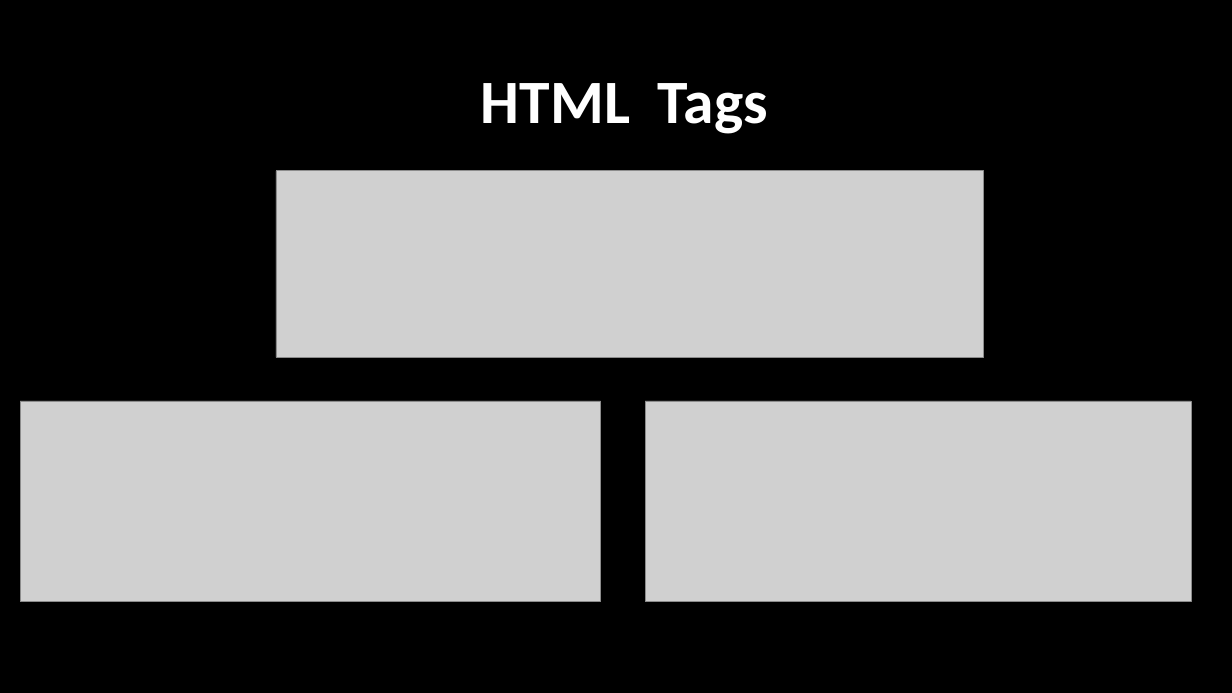
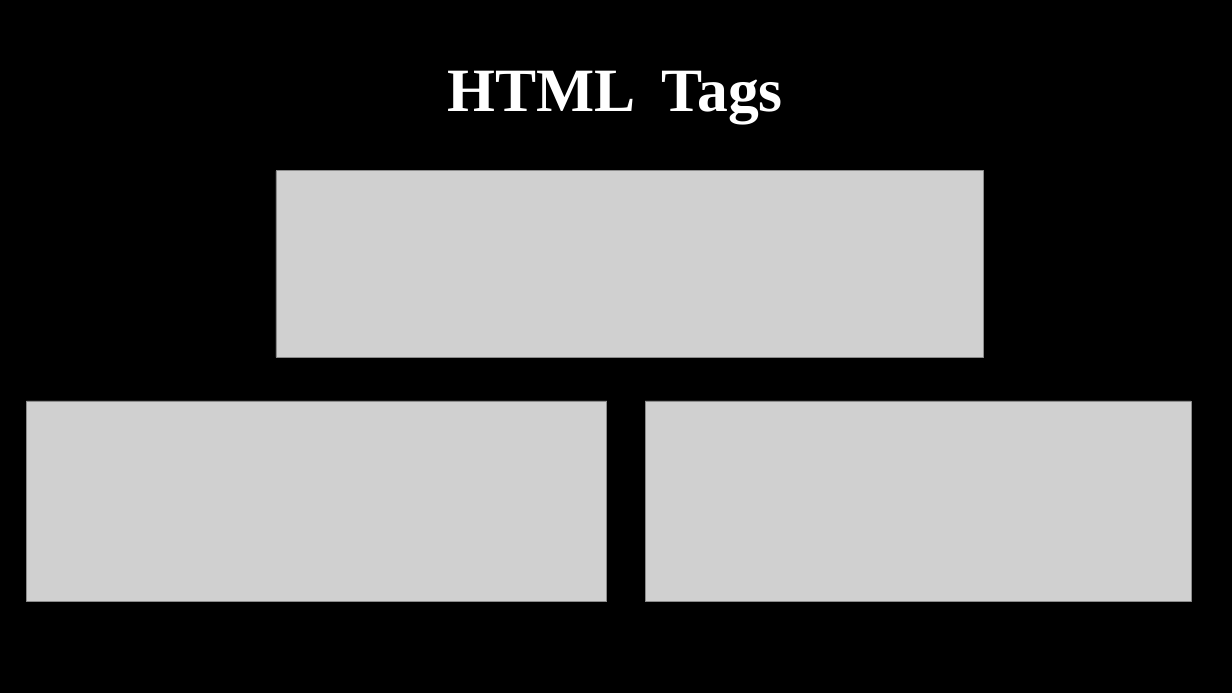
Before and after one commit to haiderIbrahem/ASPU_WEB, a slide deck: slide 16 of web.pptx. Drawn at 1232x693 pixels with LibreOffice and Linux fonts; fonts in the diff are those of the drawing; grey boxes stand for pictures. Boxes give left, top, right and bottom in pixels: in the first picture for what was removed or moved away, otherwise in the second. Text is boxed around its words. In the diff, an @@ line names an element or a change of style, - is before the commit and + after.

Commit message:
add new slides

```diff
--- a/web.pptx
+++ b/web.pptx
@@ title "HTML Tags": place and size @@
-title "HTML Tags" at [481, 83, 768, 134]
+title "HTML Tags" at [448, 70, 783, 122]
@@ title "HTML Tags" at [448, 70, 783, 122]: font Calibri to Times New Roman @@
@@ picture: place and size @@
-picture at [20, 401, 601, 602]
+picture at [27, 401, 607, 602]
```
Also in this commit, not shown: 13 other slides changed, 11 slides added, 1 other file.
